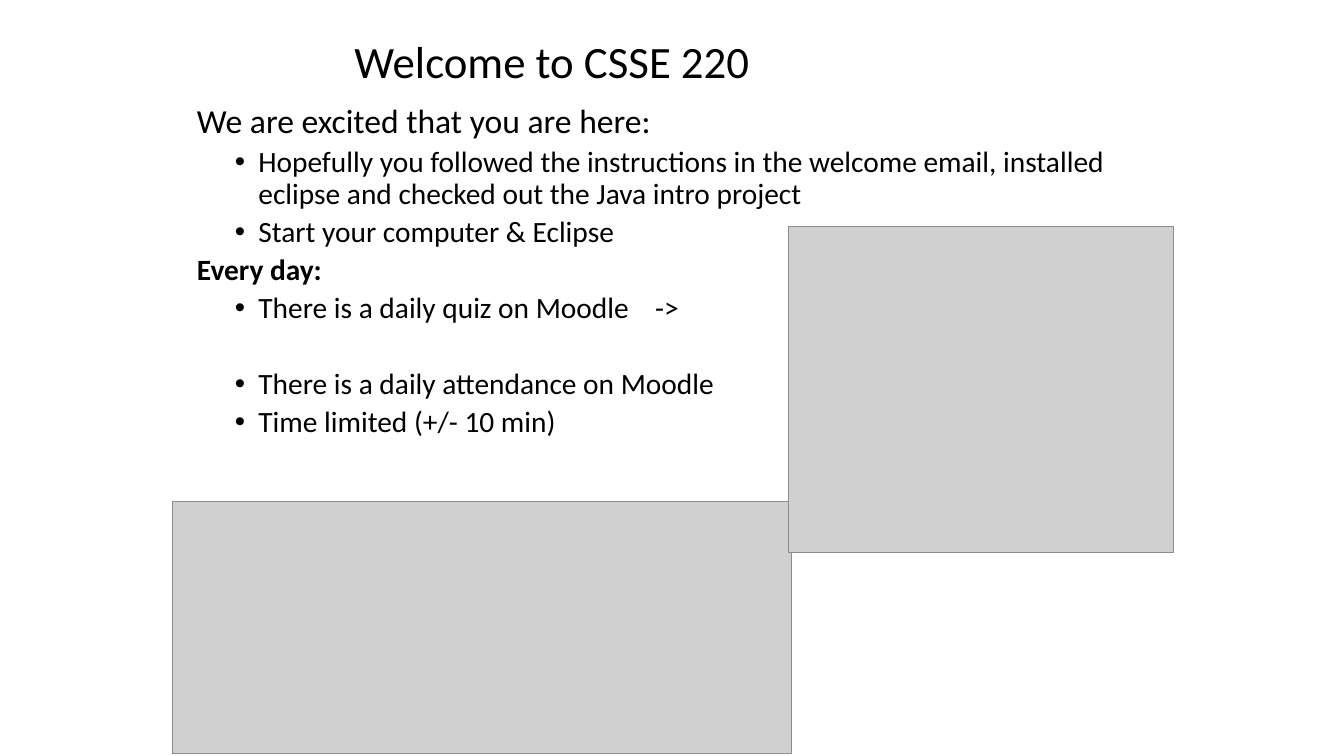
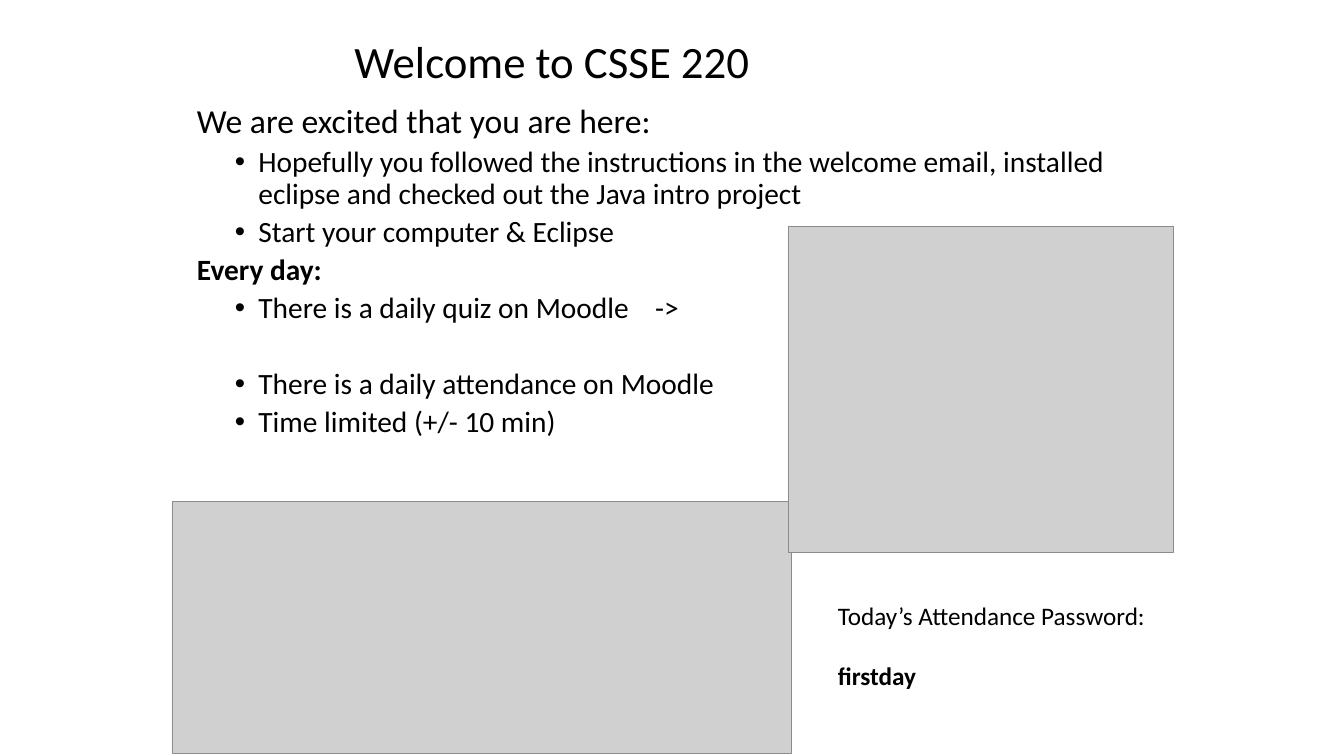
Before and after one commit to RHIT-CSSE/csse220, a slide deck: slide 1 of ClassMaterials/JavaIntro/Slides/InstructorIntro.pptx. Drawn at 1344x756 pixels with LibreOffice and Linux fonts; fonts in the diff are those of the drawing; grey boxes stand for pictures. Boxes give left, top, right and bottom in pixels: in the first picture for what was removed or moved away, otherwise in the second. Text is boxed around its words. In the diff, an @@ line names an element or a change of style, - is before the commit and + after.

```diff
--- a/ClassMaterials/JavaIntro/Slides/InstructorIntro.pptx
+++ b/ClassMaterials/JavaIntro/Slides/InstructorIntro.pptx
@@ text added at (838,607,1145,689), 18 pt, text #000000 @@
+Today’s Attendance Password:
+firstday
```
Also in this commit, not shown: 3 other slides changed, 1 other file.
